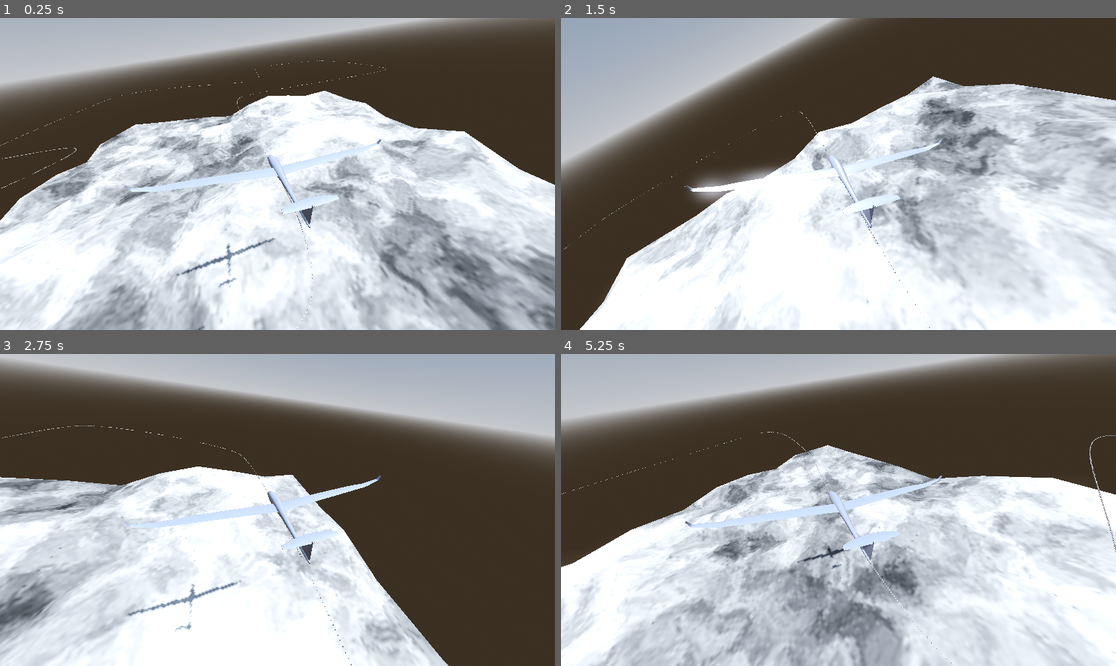
Above: before the commit, frames 1-4 (two rows, left to right).
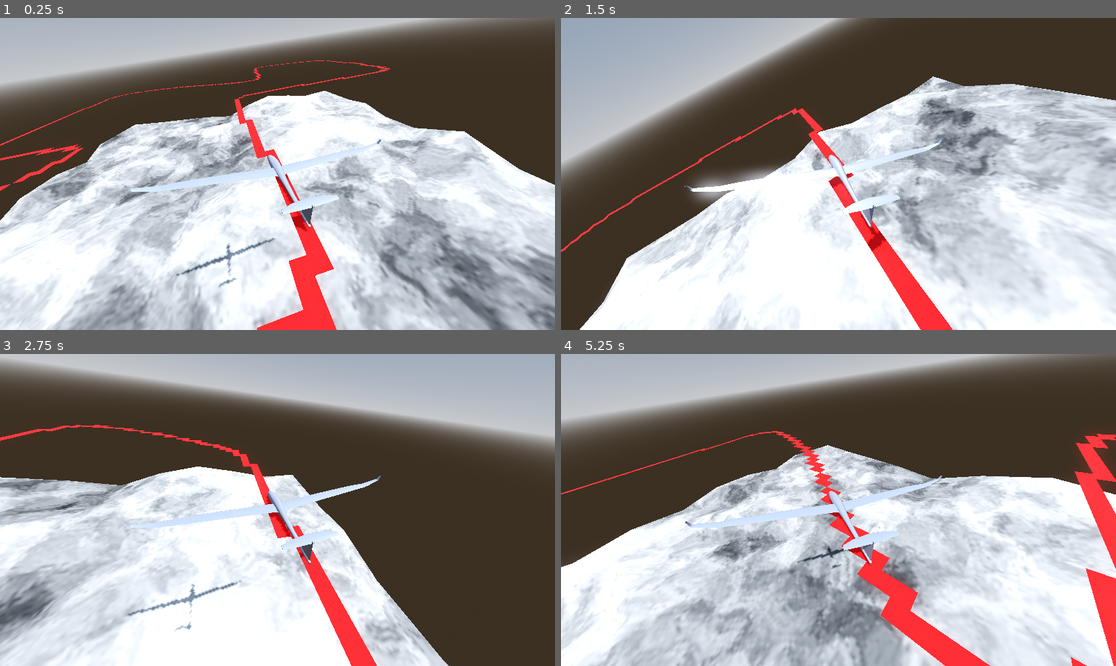
Above: after the commit, the same moments.

Repository: perfectwing1236/COMP-360-Group-2
Game: Godot game, scene res://root.tscn
The game is run twice, just before and just after one commit, with the same random seed, the same clock (stepped at 60 frames per second) and the same inputs.
Inputs:
- Up to frame 1 (0.25 s): no input
- Up to frame 2 (1.5 s): no input
- Up to frame 3 (2.75 s): no input
- Up to frame 4 (5.25 s): no input

The runs differ from the first frame. In frame 1, 3.0% of the frame differs, in the area x 0-71%, y 13-100%; in frame 2, 2.5%; in frame 3, 2.1%; in frame 4, 5.4%, in the area x 0-100%, y 24-100%.

Commit message:
Add red 2D image representing spline, remove placeholder path, comment non-functional code

Diff:
--- a/animation.gd
+++ b/animation.gd
@@ -23,19 +23,56 @@
 func _ready():
 	skip = 0
 	_setup_path()
+	_create_path_image()
 	pfollow.loop = true     #enable looping for the glider path
-#
+
+func _create_path_image():
+
+	var image = Image.create_empty(100, 100, false, Image.FORMAT_RGBA8)
+
+	for x in range(100):
+		for y in range(100):
+			image.set_pixel(x, y, Color.TRANSPARENT)
+
+	for pt in pts:
+		image.set_pixel(pt.x, pt.z, Color.RED)
+
+	var pathplane = MeshInstance3D.new()
+
+	var pathmaterial = StandardMaterial3D.new()
+	pathmaterial.albedo_texture = ImageTexture.create_from_image(image)
+	pathmaterial.transparency = 1
+	pathmaterial.texture_filter = 0
+
+	var st = SurfaceTool.new()
+	st.begin(Mesh.PRIMITIVE_TRIANGLES) # mode controls kind of geometry
+	st.set_uv(Vector2(0, 0))
+	st.add_vertex(Vector3(0, 0, 0))
+	st.set_uv(Vector2(1, 0))
+	st.add_vertex(Vector3(1, 0, 0))
+	st.set_uv(Vector2(1, 1))
+	st.add_vertex(Vector3(1, 0, 1))
+	st.set_uv(Vector2(0, 1))
+	st.add_vertex(Vector3(0, 0, 1))
+	st.add_index(0)
+	st.add_index(1)
+	st.add_index(2)
+	st.add_index(0)
+	st.add_index(2)
+	st.add_index(3)
+	st.generate_normals()
+	var normals = st.commit()
+	pathplane.mesh = normals
+	pathplane.material_override = pathmaterial
+	add_child(pathplane)
+	pathplane.scale = Vector3(100, 16, 100)
+	pathplane.position = Vector3(0, 35, 0)
+
 func _setup_path():
 
 	var curve = _create_spline(Hilbert.new(100, 100, 4))
 
 	pts = curve.get_baked_points()
-	n = len(pts)-1
-	for k in range(len(pts)):
-		var new_marker = marker.duplicate()
-		new_marker.transform *= 0.05
-		new_marker.position =  pts[k]
-		add_child(new_marker)
 
 	path = Path3D.new()
 	path.transform = Transform3D.IDENTITY
@@ -60,41 +97,41 @@
 	t = fmod(t + delta, 10)  # Keep increasing t with time, looping it between 0 and 10.
 	pfollow.progress_ratio = t / 10.0  # Set how far the glider has moved along the path (0 is the start, 1 is the end).
 
-	skip += 1  # Increase the skip counter every frame.
-	var roll_amount = 0.0  # Start with no rolling for the glider.
+	#skip += 1  # Increase the skip counter every frame.
+	#var roll_amount = 0.0  # Start with no rolling for the glider.
 
-	if (skip % 10 == 0):  # Only do the following every 10 frames to save processing time.
-		var k = int(n * t / 10.0)  # Calculate which section of the path the glider is currently in.
-		curr = pts[pts.size() - 1] if k > pts.size() - 2 else pts[k]  # Get the current position.
-		next = pts[0] if k > pts.size() - 2 else pts[k + 1]  # Get the next position on the path.
-		forward = (next - curr).normalized()  # Find the direction from the current point to the next.
+	#if (skip % 10 == 0):  # Only do the following every 10 frames to save processing time.
+		#var k = int(n * t / 10.0)  # Calculate which section of the path the glider is currently in.
+		#curr = pts[pts.size() - 1] if k > pts.size() - 2 else pts[k]  # Get the current position.
+		#next = pts[0] if k > pts.size() - 2 else pts[k + 1]  # Get the next position on the path.
+		#forward = (next - curr).normalized()  # Find the direction from the current point to the next.
 
 		# Calculate the direction (tangent) between the current and next points.
-		tangent_curr = (pts[k + 1] - pts[k]).normalized() if k < pts.size() - 1 else forward
-		tangent_next = (pts[k + 2] - pts[k + 1]).normalized() if k < pts.size() - 2 else forward
+		#tangent_curr = (pts[k + 1] - pts[k]).normalized() if k < pts.size() - 1 else forward
+		#tangent_next = (pts[k + 2] - pts[k + 1]).normalized() if k < pts.size() - 2 else forward
 
 		# Find how far along the current section of the path the glider is.
-		var percent_traveled = fposmod(pfollow.progress_ratio * n, 1.0)
+		#var percent_traveled = fposmod(pfollow.progress_ratio * n, 1.0)
 		# Smoothly blend (interpolate) between the current and next direction based on how far we are.
-		var interpolated_tangent = tangent_curr.lerp(tangent_next, percent_traveled)
+		#var interpolated_tangent = tangent_curr.lerp(tangent_next, percent_traveled)
 
 		# Calculate how far apart the current point and the next are.
-		var handle_length_curr = (pts[k + 1] - pts[k]).length()
+		#var handle_length_curr = (pts[k + 1] - pts[k]).length()
 		# Calculate the distance between the next two points.
-		var handle_length_next = (pts[k + 2] - pts[k + 1]).length() if k < pts.size() - 2 else handle_length_curr
+		#var handle_length_next = (pts[k + 2] - pts[k + 1]).length() if k < pts.size() - 2 else handle_length_curr
 
 		# Find the cross product of these two distances. It helps determine how much to roll the glider.
-		var handle_cross = Vector3(handle_length_curr, 0, 0).cross(Vector3(handle_length_next, 0, 0))
+		#var handle_cross = Vector3(handle_length_curr, 0, 0).cross(Vector3(handle_length_next, 0, 0))
 
 		# Multiply the cross product’s length by 0.1 to get the amount of rolling.
-		roll_amount = handle_cross.length() * 0.1  # (0.1 is just a factor to scale the effect).
+		#roll_amount = handle_cross.length() * 0.1  # (0.1 is just a factor to scale the effect).
 
 		# Make the roll amount depend on how far along the section the glider has moved.
-		var roll_adjustment = interpolated_tangent.length() * 0.1  # Use the tangent’s length to scale it.
-		roll_amount = roll_amount * roll_adjustment  # Adjust the roll based on this scaling factor.
+		#var roll_adjustment = interpolated_tangent.length() * 0.1  # Use the tangent’s length to scale it.
+		#roll_amount = roll_amount * roll_adjustment  # Adjust the roll based on this scaling factor.
 
 	# Apply the rolling effect to the glider:
-	roll_angle = roll_amount * sin(t * 2 * PI / 5)  # Calculate the roll angle, making it oscillate with time.
+	#roll_angle = roll_amount * sin(t * 2 * PI / 5)  # Calculate the roll angle, making it oscillate with time.
 	#var rolling_axis = forward  # The glider will roll around its forward direction.
 	#glider.rotate_object_local(rolling_axis, roll_angle)  # Apply the rotation (roll) to the glider.
 
